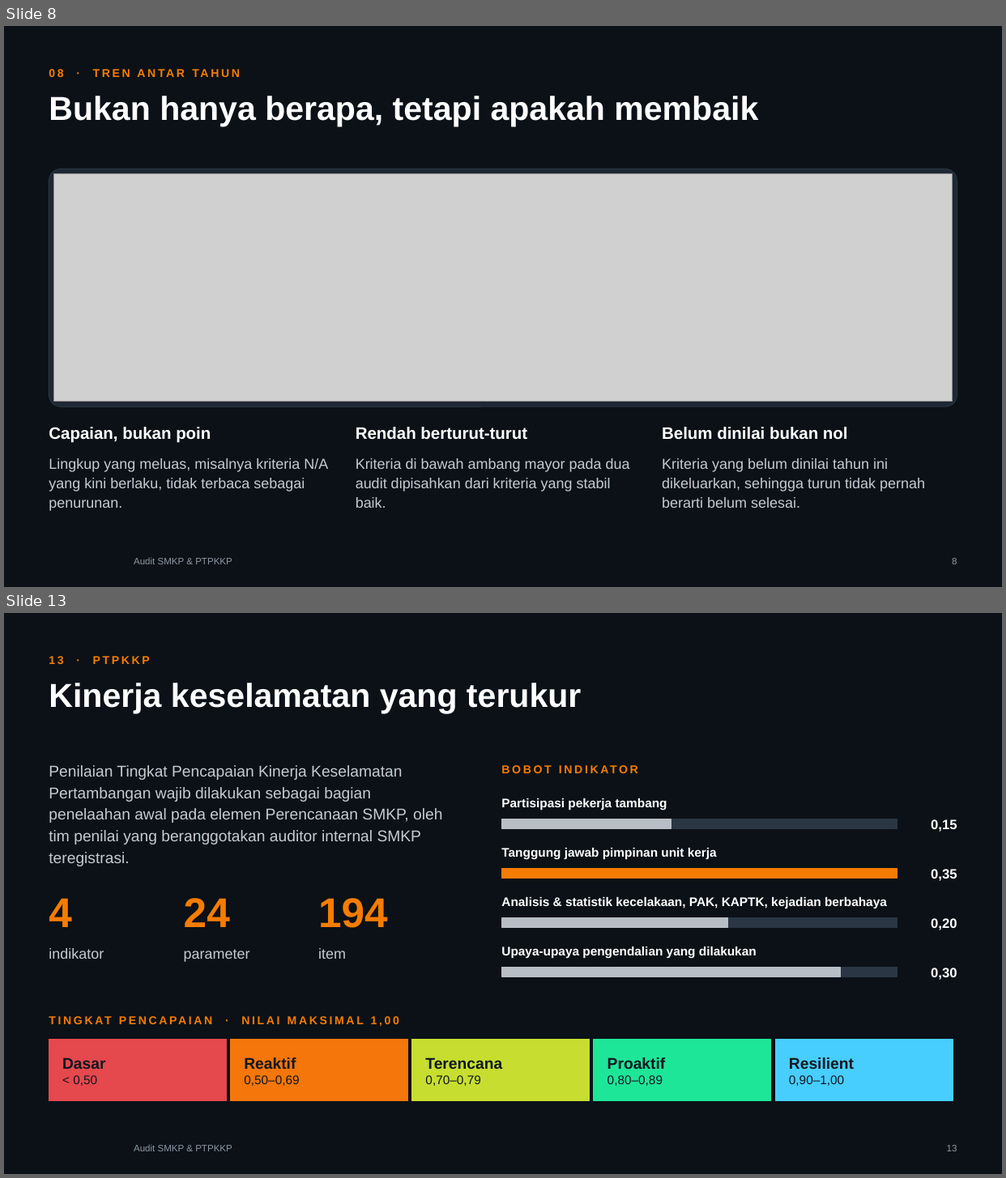
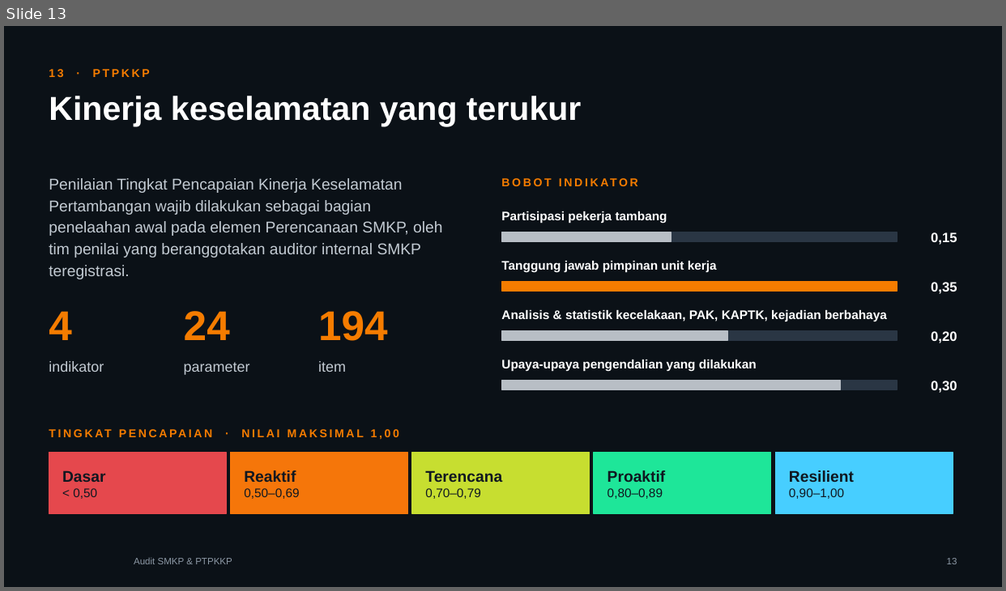
Before and after one commit to ozuby24/EQOHSEE, a slide deck: docs/jual/smkp/Promosi-Audit-SMKP-PTPKKP-EQOHSEE.pptx. Shown one above the other, each under a label of ours: slides 8 and 13 before the commit, slide 13 after it; the slides between them are not shown. The pictures are 1006x1178 and 1006x591 pixels, drawn with LibreOffice and Linux fonts; fonts in the diff are those of the drawing; grey boxes stand for pictures; background and template pictures are left out. Boxes give left, top, right and bottom in pixels: in the first picture for what was removed or moved away, otherwise in the second. Text is boxed around its words. In the diff, an @@ line names an element or a change of style, - is before the commit and + after.

```diff
--- a/docs/jual/smkp/Promosi-Audit-SMKP-PTPKKP-EQOHSEE.pptx
+++ b/docs/jual/smkp/Promosi-Audit-SMKP-PTPKKP-EQOHSEE.pptx
@@ slide 8 removed at (4, 26, 1002, 587), background #0B1117; not listed: 1 template element that a slide beside it also shows @@
@@ text removed at (49, 69, 63, 77) @@
-08 · TREN ANTAR TAHUN
@@ title removed at (49, 96, 758, 127) @@
-Bukan hanya berapa, tetapi apakah membaik
@@ rounded rectangle removed at (49, 169, 957, 407) @@
@@ picture removed at (54, 174, 952, 402) @@
@@ text removed at (49, 427, 211, 443) @@
-Capaian, bukan poin
@@ text removed at (356, 427, 527, 440) @@
-Rendah berturut-turut
@@ text removed at (662, 427, 848, 440) @@
-Belum dinilai bukan nol
@@ text removed at (49, 459, 328, 511) @@
-Lingkup yang meluas, misalnya kriteria N/A yang kini berlaku, tidak terbaca sebagai penurunan.
@@ text removed at (356, 459, 630, 508) @@
-Kriteria di bawah ambang mayor pada dua audit dipisahkan dari kriteria yang stabil baik.
@@ text removed at (662, 459, 925, 508) @@
-Kriteria yang belum dinilai tahun ini dikeluarkan, sehingga turun tidak pernah berarti belum selesai.
@@ page number removed at (952, 558, 957, 565) @@
-8
```
Also in this commit, not shown: 13 slides changed, 1 slide added, 2 other files.
